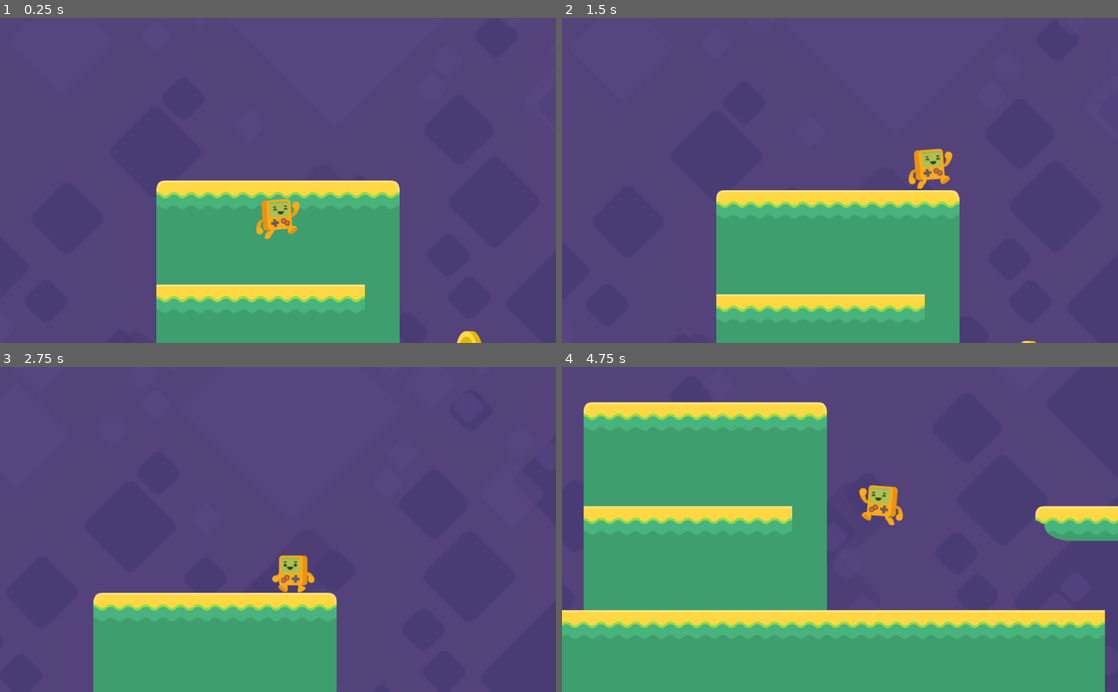
Above: before the commit, frames 1-4 (two rows, left to right).
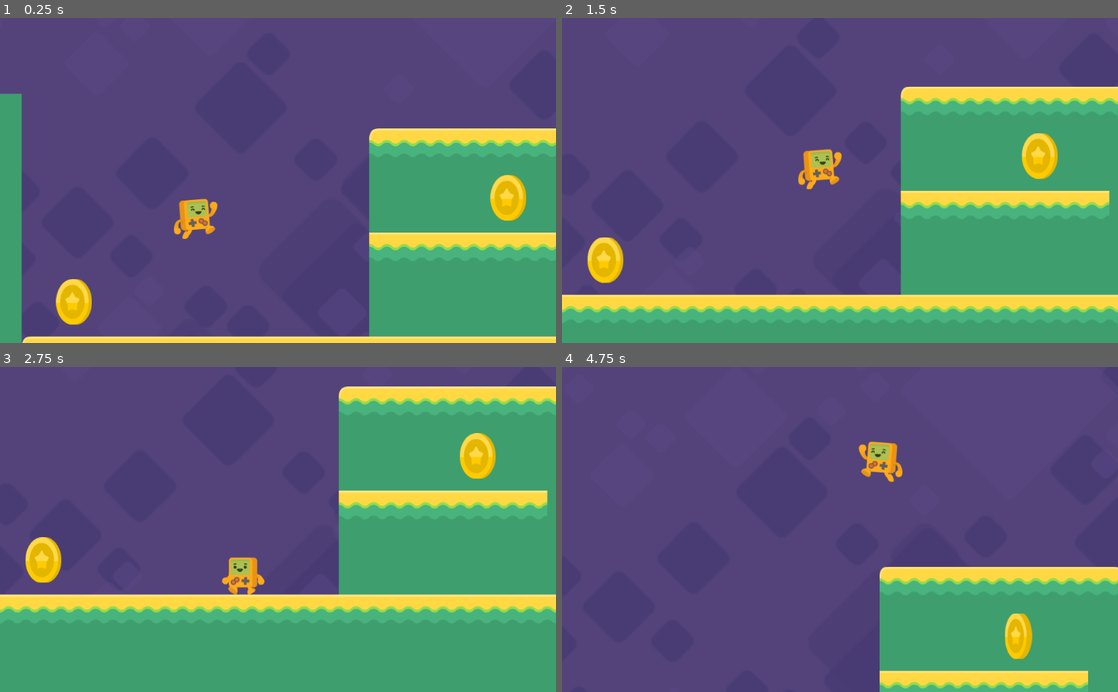
Above: after the commit, the same moments.

Repository: Manik5/2D-Platform
Game: Godot game, scene res://Level1.tscn
Two runs of this game, one before a commit and one after it. Both use one fixed random seed, a clock stepped at 60 frames per second and the inputs below.
Inputs:
- Up to frame 1 (0.25 s): no input
- Up to frame 2 (1.5 s): hold Right (right) from 0.53 s (still down); tap Space (jump) at 0.77 s
- Up to frame 3 (2.75 s): tap Space (jump) at 1.52 s; release Right (right) at 2.03 s; hold Left (left) from 2.03 s (still down)
- Up to frame 4 (4.75 s): release Left (left) at 2.78 s; hold Right (right) 2.78-4.28 s; tap Space (jump) at 3.02, 3.77, 4.52 s; hold Left (left) from 4.28 s (still down)

The runs differ from the first frame. In frame 1, 43% of the frame differs, in the area x 0-100%, y 23-100%; in frame 2, 43%; in frame 3, 45%; in frame 4, 56%, in the area x 0-100%, y 10-100%.

Commit message:
work in progress

Diff:
--- a/Level1.tscn
+++ b/Level1.tscn
@@ -20,11 +20,15 @@
 
 [node name="Tiles Solid" type="TileMap" parent="."]
 tile_set = ExtResource( 1 )
+collision_layer = 2
+collision_mask = 49
 format = 1
 tile_data = PoolIntArray( -327648, 4, 0, -327647, 2, 0, -327646, 2, 0, -327645, 5, 0, -327633, 4, 0, -327632, 5, 0, -19 …(2662 unchanged characters)…
 
 [node name="Tiles One Way" type="TileMap" parent="."]
 tile_set = ExtResource( 3 )
+collision_layer = 2
+collision_mask = 49
 format = 1
 tile_data = PoolIntArray( -65525, 1, 0, -65524, 2, 0, -65523, 2, 0, -65522, 2, 0, -65521, 2, 0, -65520, 2, 0, -65519, 3 …(460 unchanged characters)…
 
@@ -41,7 +45,8 @@
 one_way_collision = true
 
 [node name="steve" parent="." instance=ExtResource( 2 )]
-position = Vector2( 928, -64 )
+position = Vector2( 384, 32 )
+collision_mask = 31
 
 [node name="Camera2D" type="Camera2D" parent="steve"]
 current = true
@@ -84,6 +89,7 @@
 motion_mirroring = Vector2( 1600, 1200 )
 
 [node name="Sprite" type="Sprite" parent="ParallaxBackground/middle Blocks"]
+position = Vector2( 0, -43.9999 )
 scale = Vector2( 2.5, 2.5 )
 texture = ExtResource( 5 )
 centered = false
@@ -100,6 +106,7 @@
 
 [node name="fallzone" type="Area2D" parent="."]
 position = Vector2( 4000, 704 )
+collision_layer = 4
 __meta__ = {
 "_edit_group_": true
 }
@@ -107,6 +114,24 @@
 [node name="CollisionShape2D" type="CollisionShape2D" parent="fallzone"]
 shape = SubResource( 3 )
 
-[node name="coin" parent="." instance=ExtResource( 6 )]
-position = Vector2( 1280, 256 )
+[node name="coin1" parent="." instance=ExtResource( 6 )]
+position = Vector2( 960, 64 )
+
+[node name="coin2" parent="." instance=ExtResource( 6 )]
+position = Vector2( 1344, 256 )
+
+[node name="coin3" parent="." instance=ExtResource( 6 )]
+position = Vector2( 2496, -128 )
+
+[node name="coin4" parent="." instance=ExtResource( 6 )]
+position = Vector2( 2848, 192 )
+
+[node name="coin5" parent="." instance=ExtResource( 6 )]
+position = Vector2( 2176, -384 )
+
+[node name="coin6" parent="." instance=ExtResource( 6 )]
+position = Vector2( 160, 256 )
+
+[node name="coin7" parent="." instance=ExtResource( 6 )]
+position = Vector2( 3392, -192 )
 [connection signal="body_entered" from="fallzone" to="steve" method="_on_fallzone_body_entered"]
--- a/coin.tscn
+++ b/coin.tscn
@@ -17,6 +17,7 @@
 } ]
 
 [node name="coin" type="Area2D"]
+collision_layer = 0
 script = ExtResource( 1 )
 
 [node name="CollisionShape2D" type="CollisionShape2D" parent="."]
@@ -25,6 +26,5 @@
 [node name="AnimatedSprite" type="AnimatedSprite" parent="."]
 frames = SubResource( 2 )
 animation = "spin"
-frame = 1
 playing = true
 [connection signal="body_entered" from="." to="." method="_on_coin_body_entered"]
--- a/project.godot
+++ b/project.godot
@@ -39,6 +39,15 @@
  ]
 }
 
+[layer_names]
+
+2d_physics/layer_1="player"
+2d_physics/layer_2="platform"
+2d_physics/layer_3="fallzone"
+2d_physics/layer_4="item"
+2d_physics/layer_5="enemy"
+2d_physics/layer_6="fireball"
+
 [rendering]
 
 environment/default_environment="res://default_env.tres"
